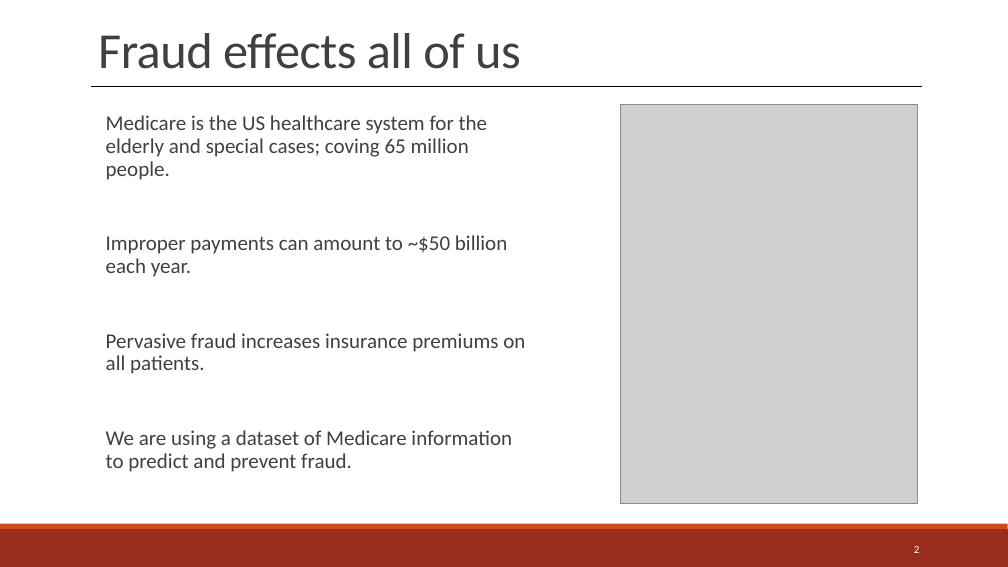
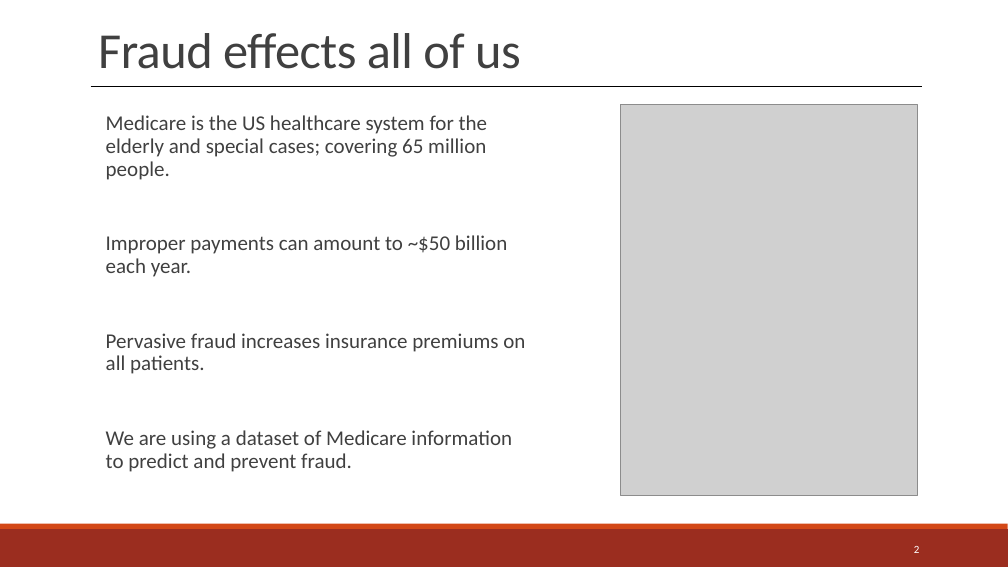
Before and after one commit to jwelch1123/healthcare_fraud_detection, a slide deck: slide 2 of Presentation.pptx. Drawn at 1008x567 pixels with LibreOffice and Linux fonts; fonts in the diff are those of the drawing; grey boxes stand for pictures. Boxes give left, top, right and bottom in pixels: in the first picture for what was removed or moved away, otherwise in the second. Text is boxed around its words. In the diff, an @@ line names an element or a change of style, - is before the commit and + after.

Commit message:
fixed spelling mistake

```diff
--- a/Presentation.pptx
+++ b/Presentation.pptx
@@ text at [106, 115, 488, 180]: text changed @@
-  Medicare is the US healthcare system for the elderly and special cases; coving 65 million people.
+  Medicare is the US healthcare system for the elderly and special cases; covering 65 million people.
@@ picture: place and size @@
-picture at [620, 105, 917, 504]
+picture at [620, 105, 917, 496]
```
